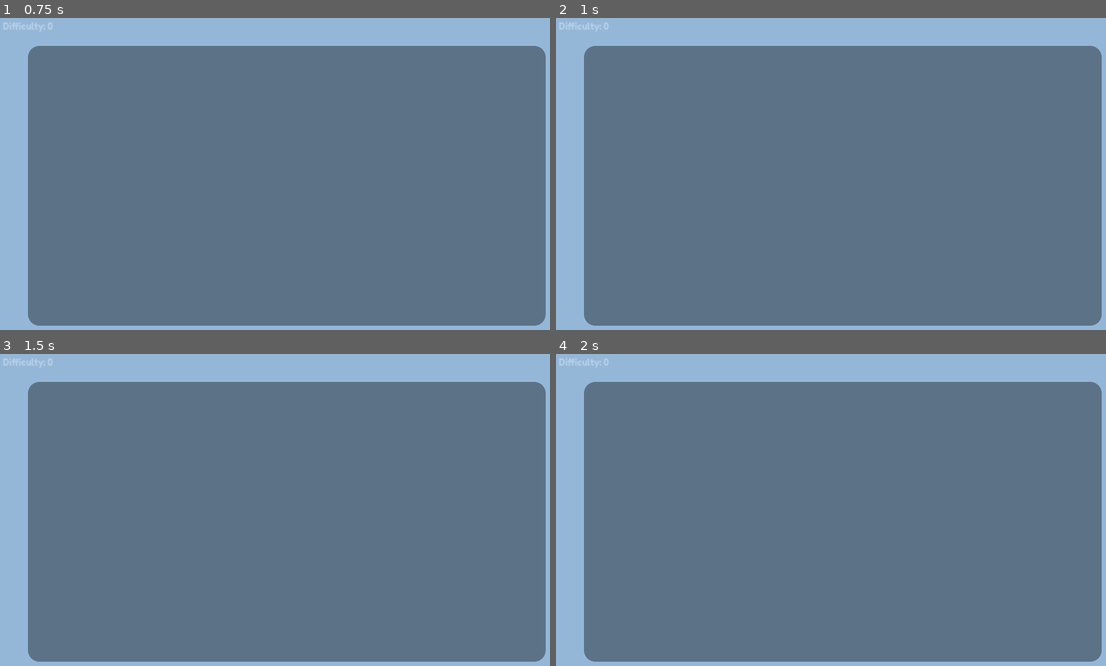
Above: before the commit, frames 1-4 (two rows, left to right).
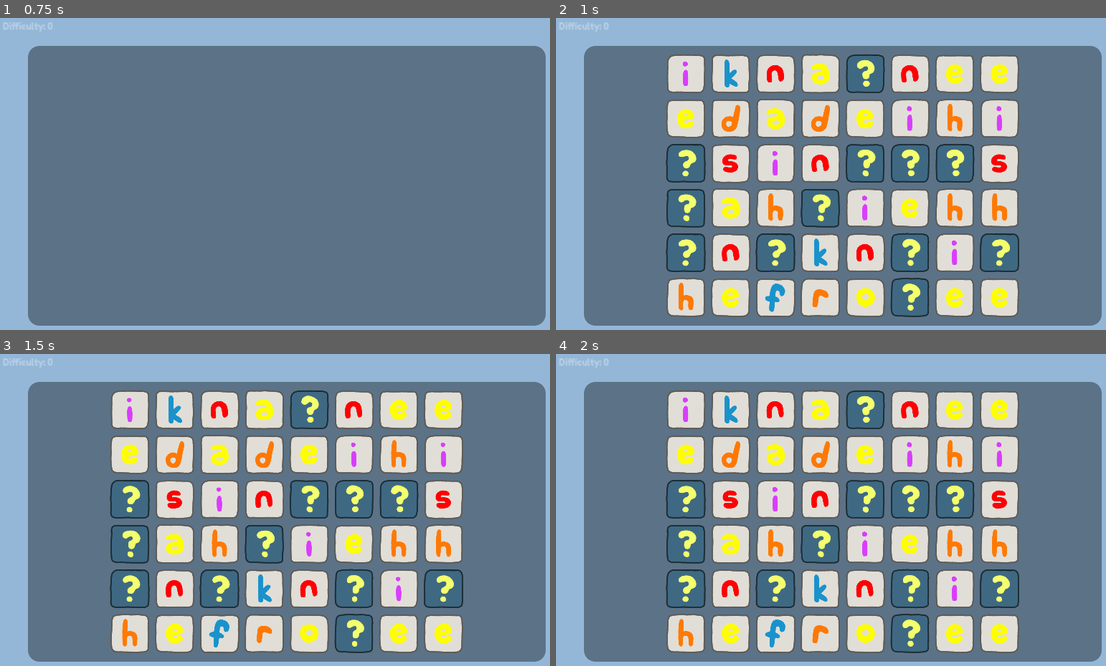
Above: after the commit, the same moments.

Repository: Poobslag/frog-finder
Game: Godot game, scene res://src/demo/LevelRulesDemo.tscn
The game is run twice, just before and just after one commit, with the same random seed, the same clock (stepped at 60 frames per second) and the same inputs. This scene is started directly instead of the project's main scene. Sound files missing from this copy of the repository are replaced by a short silence.
Inputs (mouse positions are in pixels of both pictures, inside the frame that each line leads up to):
- Up to frame 1 (0.75 s): tap Enter at 0.5 s; move the mouse to (412, 167) at 0.52 s; hold D from 0.53 s (still down); hold Shift from 0.53 s (still down); click (412, 167) at 0.67 s
- Up to frame 2 (1 s): keep holding D; keep holding Shift; tap Space at 0.77 s
- Up to frame 3 (1.5 s): release D at 1.25 s; release Shift at 1.25 s; drag from (170, 538) to (258, 588) at 1.27 s
- Up to frame 4 (2 s): no input

Frame 1 is identical in both runs. In frame 2, 41% of the frame differs, in the area x 19-85%, y 11-96%; in frame 3, 41%; in frame 4, 41%.
Error before the commit: Invalid assignment of property or key 'level_ids' with value of type 'Array' on a base object of type 'Panel (GameplayPanel)'. (res://src/demo/level-rules-demo…

Commit message:
Fixed LevelRulesDemo array assignment error.

Diff:
--- a/project/src/demo/level-rules-demo.gd
+++ b/project/src/demo/level-rules-demo.gd
@@ -33,7 +33,7 @@
 
 
 func _show_puzzle() -> void:
-	_gameplay_panel.level_ids = ["evasive-touch"]
+	_gameplay_panel.level_ids.assign(["evasive-touch"])
 	_gameplay_panel.level_rules_scenes_by_id = {"evasive-touch": LevelRulesScene}
 	_gameplay_panel.reset()
 	_gameplay_panel.show_puzzle()
